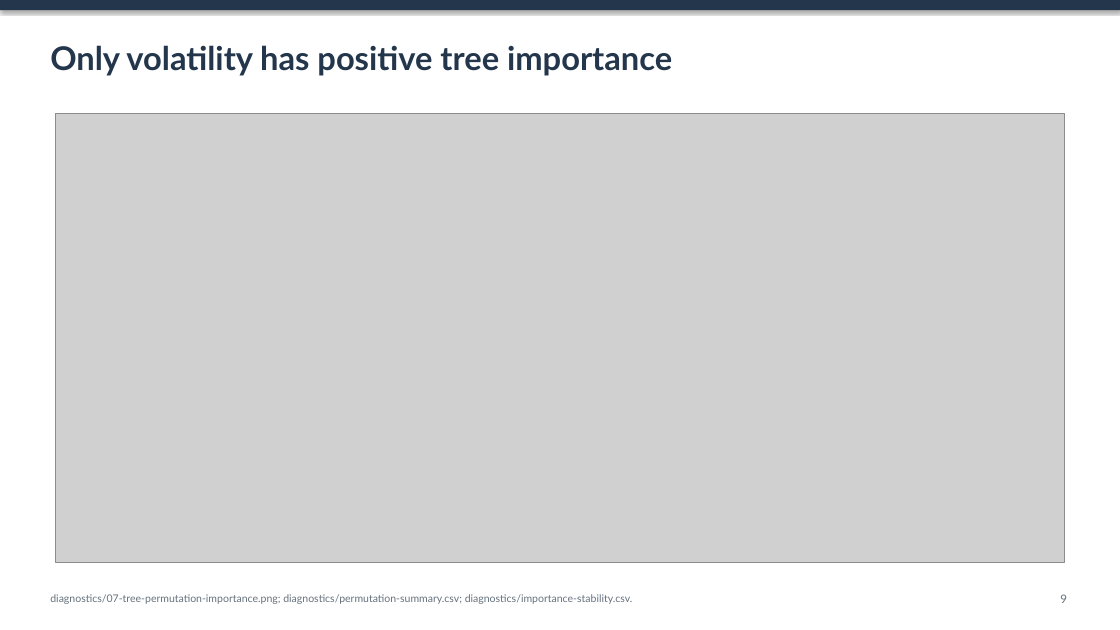
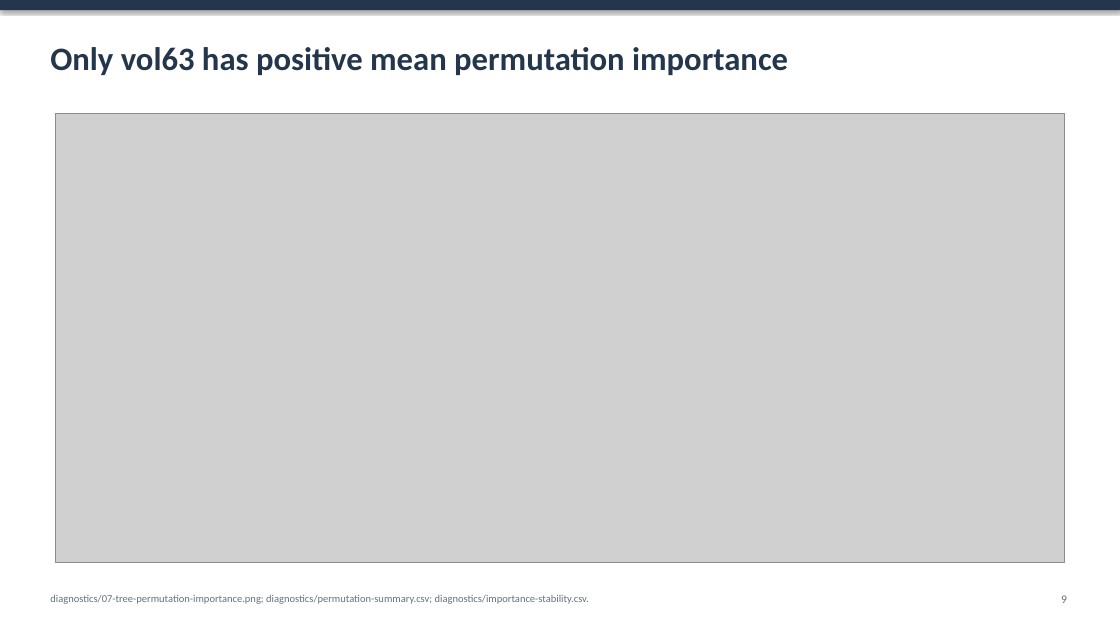
Before and after one commit to anasch2026/AI_FINANCE_INDIVIDUAL_PROJECT, a slide deck: slide 9 of capstone/presentation-backup.pptx. Drawn at 1120x630 pixels with LibreOffice and Linux fonts; fonts in the diff are those of the drawing; grey boxes stand for pictures. Boxes give left, top, right and bottom in pixels: in the first picture for what was removed or moved away, otherwise in the second. Text is boxed around its words. In the diff, an @@ line names an element or a change of style, - is before the commit and + after.

```diff
--- a/capstone/presentation-backup.pptx
+++ b/capstone/presentation-backup.pptx
@@ text at [50, 47, 788, 75]: text changed; font Lato to Calibri @@
-Only volatility has positive tree importance
+Only vol63 has positive mean permutation importance
@@ text "diagnostics/07-tree-permutation-importance.png; diagnostics/ ..." at [50, 595, 589, 604]: font Lato to Calibri @@
```
Also in this commit, not shown: 14 other slides changed, 16 other files.
